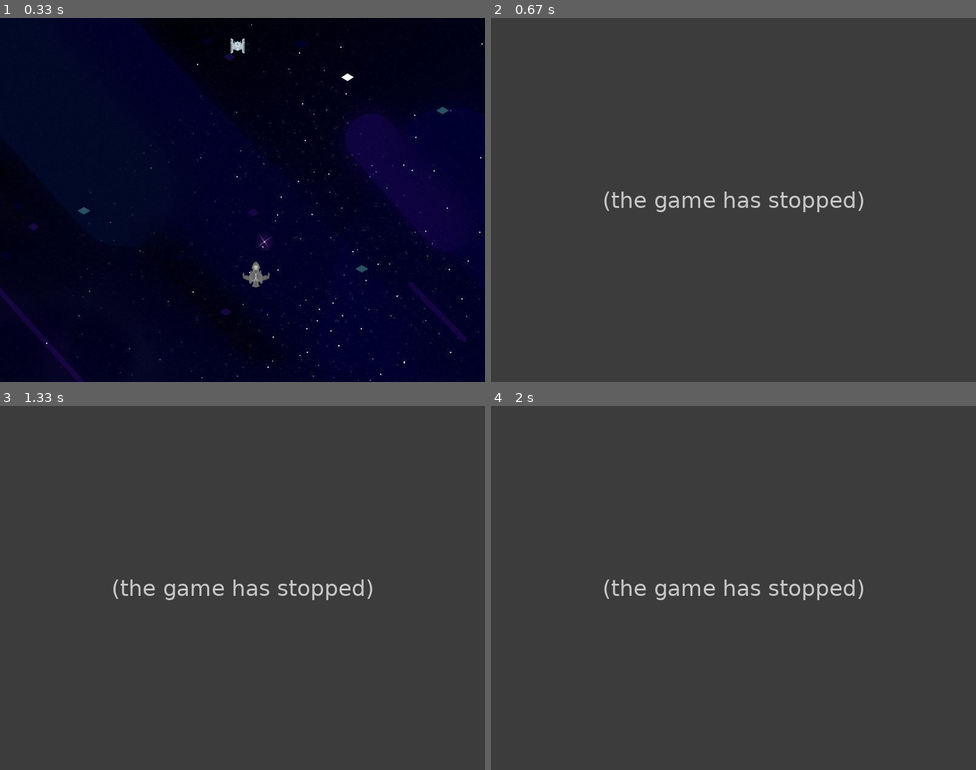
Above: before the commit, frames 1-4 (two rows, left to right).
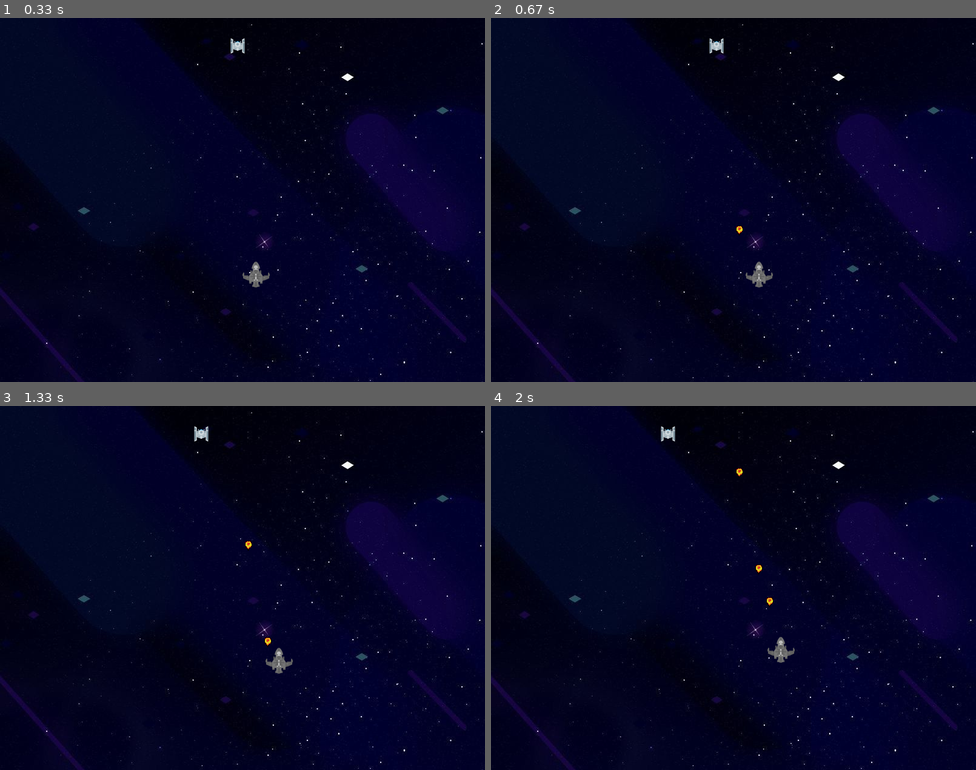
Above: after the commit, the same moments.

Repository: freddyB19/space-invaders-pygame
Game: pygame game, started from main.py
Two runs of this game, one before a commit and one after it. Both use one fixed random seed, a clock stepped at 60 frames per second and the inputs below.
Inputs:
- Up to frame 1 (0.33 s): no input
- Up to frame 2 (0.67 s): hold Space from 0.33 s (still down); hold Right from 0.33 s (still down)
- Up to frame 3 (1.33 s): release Space at 0.8 s; release Right at 0.8 s; tap W at 0.83 s; hold Right from 1.17 s (still down); tap Space at 1.23 s
- Up to frame 4 (2 s): tap Space at 1.53, 1.73 s; release Right at 1.63 s; hold Up 1.67-1.97 s

Frame 1 is identical in both runs. In frame 2, 100% of the frame differs, in the area x 0-100%, y 0-100%; in frame 3, 100%; in frame 4, 100%.
Error before the commit: TypeError: Ship.shoot() got an unexpected keyword argument 'bullet_image' (game.py line 157); the game stopped at 0.33 s (later frames are placeholders)

Commit message:
feat: integrando 'reserva de balas' al juego
Para permitir la integración se cambió:
- El comportamiento del método 'bullets_events'
- Se agregó un nuevo método para registrar correctamente las pulsaciones
  al momento de disparar la nave.
- Se cambiaron de lugar la implementación de los métodos sobre teclas del jugador.

Diff:
--- a/src/core/game.py
+++ b/src/core/game.py
@@ -11,6 +11,7 @@
 
 from .events.event_gameover import setup_event_game_over
 from .events.event_collision import setup_event_explosion_collision
+from .pools.bullet_pool import BulletPool
 
 
 Image = pygame.surface.Surface
@@ -81,6 +82,7 @@
 			)
 		]
 
+		self.bullet_pool = BulletPool(size = 10, bullet_img = self.bullet_surface)
 		setup_event_explosion_collision()
 		setup_event_game_over()
 
@@ -98,7 +100,8 @@
 				if moved:
 					bullet.draw(screen = self.screen)
 				else:
-					self.ship.bullets.pop(index)
+					bullet = self.ship.bullets.pop(index)
+					self.bullet_pool.release(resorce = bullet)
 
 	def alien_events(self) -> None:
 		for alien in self.aliens:
@@ -140,7 +143,7 @@
 					),
 				)
 
-	def keys_player(self, time: float) -> None:
+	def keys_player(self) -> None:
 		keys = pygame.key.get_pressed()
 
 		# Move
@@ -153,8 +156,13 @@
 		if keys[pygame.K_d] or keys[pygame.K_RIGHT]:
 			self.ship.move(direction = MoveCharacter.RIGHT)
 
+	def player_shoot_key(self) -> None:
+		keys = pygame.key.get_pressed()
+		time = pygame.time.get_ticks()
+
 		if keys[pygame.K_SPACE]:
-			self.ship.shoot(time_shoot = time, bullet_image = self.bullet_surface)
+			bullet = self.bullet_pool.get()
+			self.ship.shoot(time_shoot = time, bullet = bullet)
 
 
 	def events(self) -> None:
@@ -163,6 +171,10 @@
 		for event in pygame.event.get():
 			if event.type == pygame.QUIT or keys[pygame.K_ESCAPE]:
 				self.running = False
+			if event.type == pygame.KEYDOWN:
+				self.player_shoot_key()
+
+		self.keys_player()
 
 	def draw_background(self) -> None:
 		self.screen.blit(self.BACKGROUND, (0,0))
@@ -180,11 +192,8 @@
 		while self.running:
 			self.draw_background()
 
-			time = pygame.time.get_ticks()
-
 			self.events()
 
-			self.keys_player(time = time)
 			self.ship_events()
 
 			self.bullets_events()
